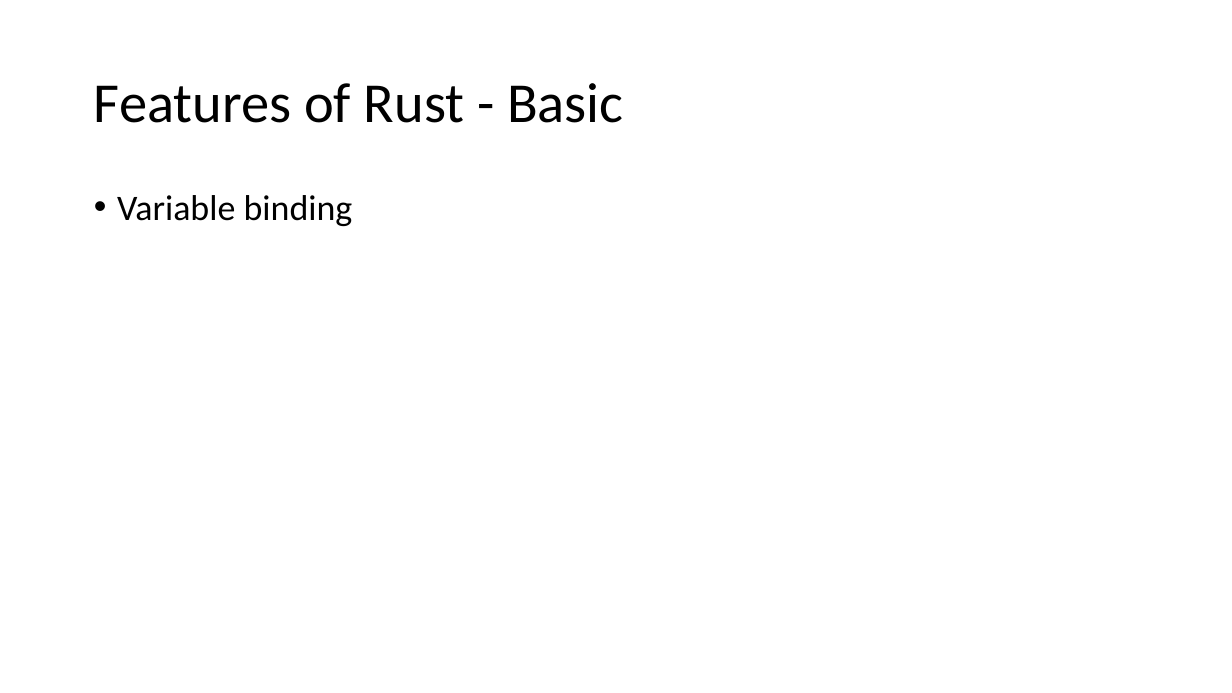
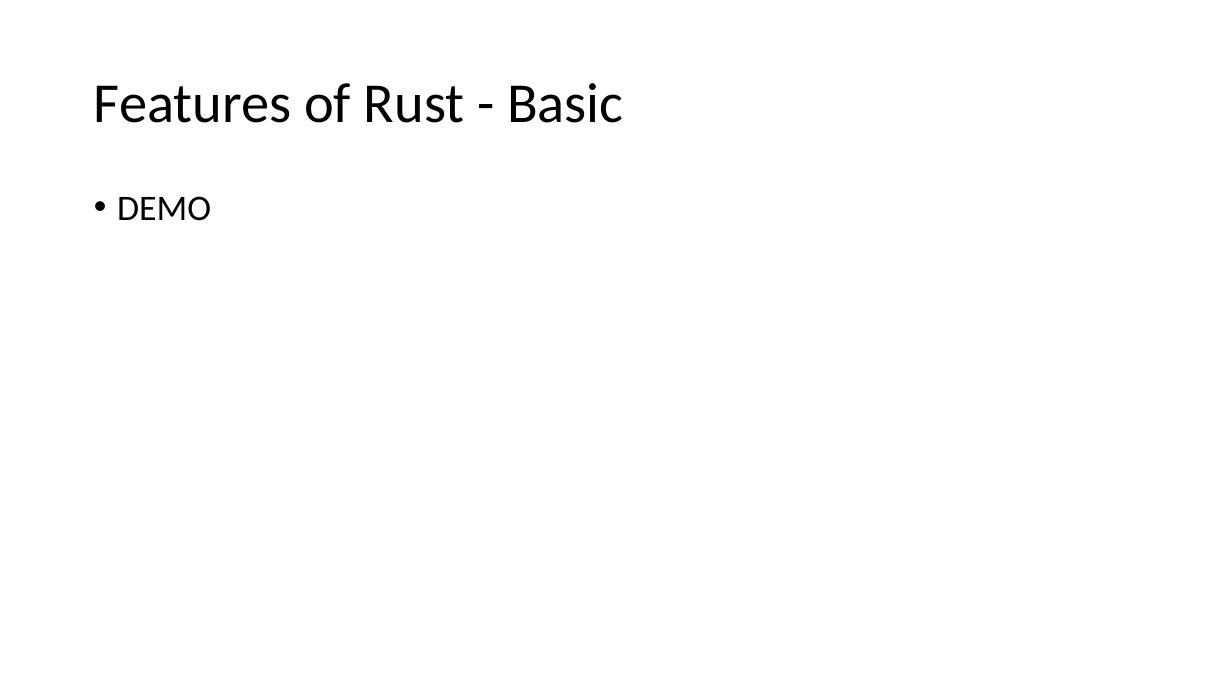
Before and after one commit to sherry-ummen/RustMeetup, a slide deck: slide 8 of Meetup03022017/RustIntroduction-FinlandMeetup.pptx. Drawn at 1232x693 pixels with LibreOffice and Linux fonts; fonts in the diff are those of the drawing. Boxes give left, top, right and bottom in pixels: in the first picture for what was removed or moved away, otherwise in the second. Text is boxed around its words. In the diff, an @@ line names an element or a change of style, - is before the commit and + after.

```diff
--- a/Meetup03022017/RustIntroduction-FinlandMeetup.pptx
+++ b/Meetup03022017/RustIntroduction-FinlandMeetup.pptx
@@ text at (117, 196, 211, 221): text changed @@
-• Variable binding
+• DEMO
```
Also in this commit, not shown: 2 other slides changed, 8 slides added.
